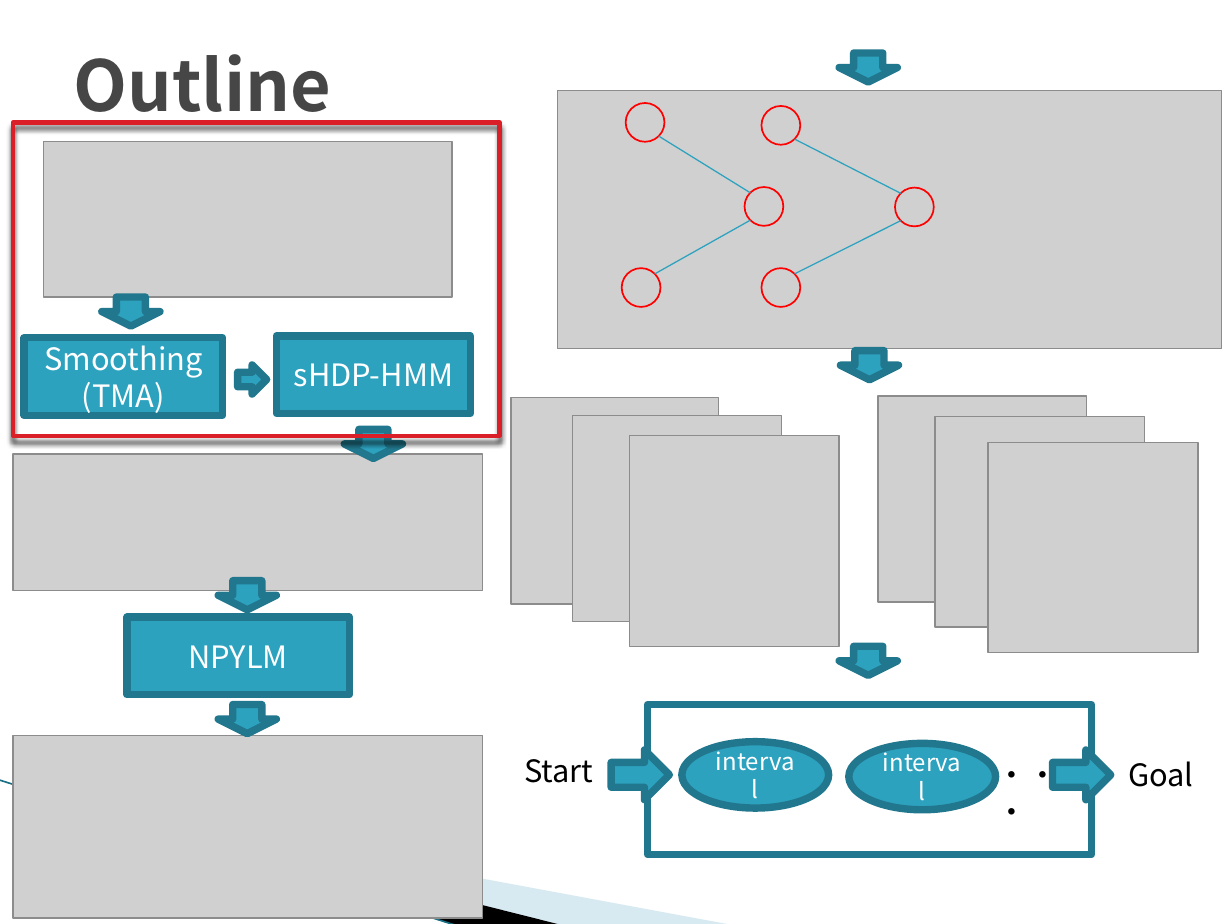
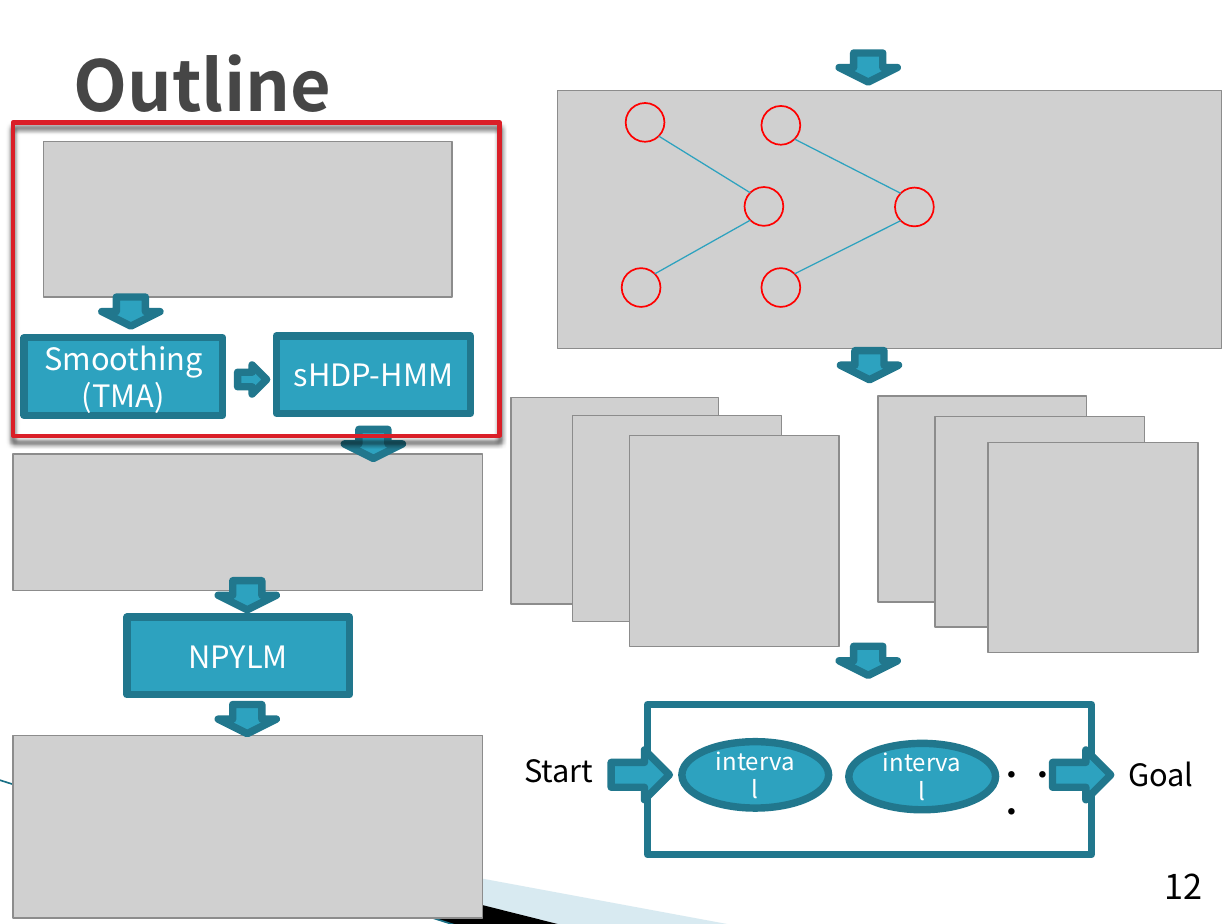
Before and after one commit to TetsuyaKomota/MyMasterStudies, a slide deck: slide 12 of slides/seminar_20170111.pptx. Drawn at 1232x924 pixels with LibreOffice and Linux fonts; fonts in the diff are those of the drawing; grey boxes stand for pictures; background and template pictures are left out. Boxes give left, top, right and bottom in pixels: in the first picture for what was removed or moved away, otherwise in the second. Text is boxed around its words. In the diff, an @@ line names an element or a change of style, - is before the commit and + after.

```diff
--- a/slides/seminar_20170111.pptx
+++ b/slides/seminar_20170111.pptx
@@ page number added at box(1164, 873, 1202, 899), 20 pt, text #000000 @@
+12
```
Also in this commit, not shown: 22 other slides changed, 1 slide added, 1 slide removed.
